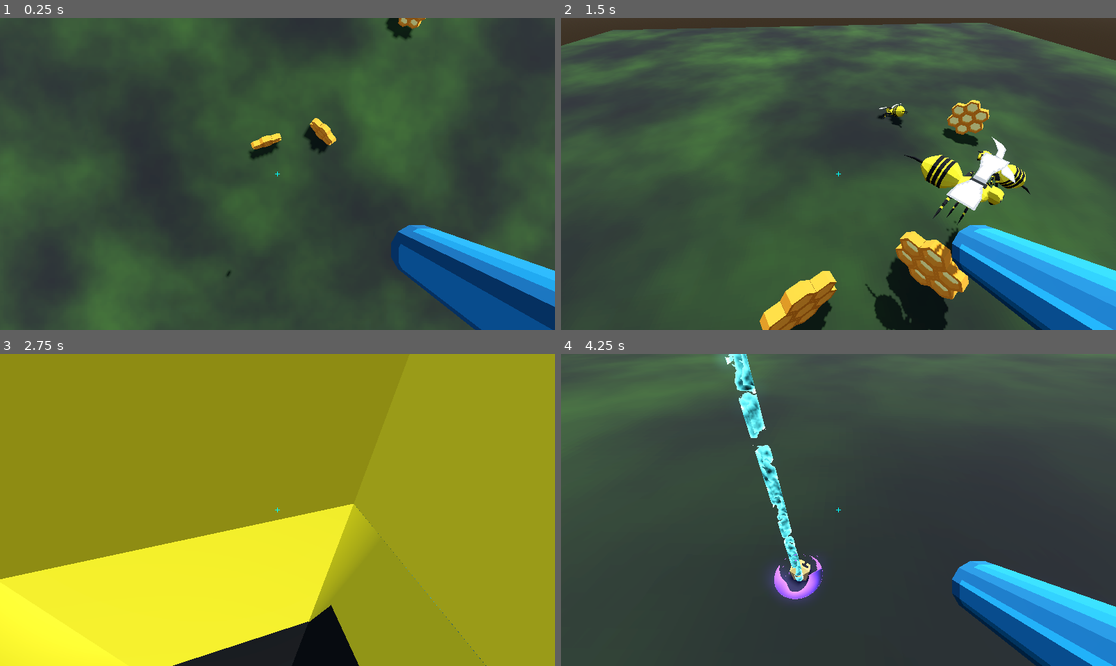
Above: before the commit, frames 1-4 (two rows, left to right).
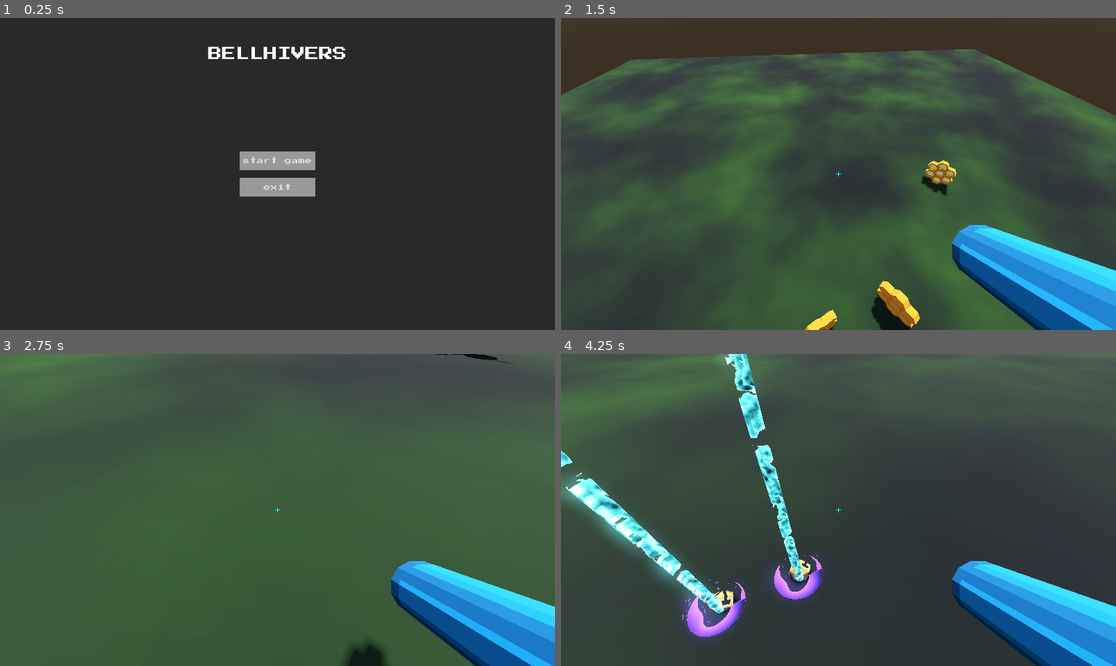
Above: after the commit, the same moments.

Repository: partkyle/bellhivers
Game: Godot game, scene res://scenes/main.tscn
Two runs of this game, one before a commit and one after it. Both use one fixed random seed, a clock stepped at 60 frames per second and the inputs below.
Inputs (mouse positions are in pixels of both pictures, inside the frame that each line leads up to):
- Up to frame 1 (0.25 s): no input
- Up to frame 2 (1.5 s): click (838, 161) at 0.5 s, where only the run after the commit has a clickable "start game"; tap Enter at 1.25 s; move the mouse to (866, 174) at 1.27 s; press the mouse at (866, 174) at 1.28 s; hold W (move_up) from 1.28 s (still down)
- Up to frame 3 (2.75 s): keep holding W (move_up); tap Space (jump) at 1.52, 2.27 s; move the mouse to (249, 510) at 2.02 s; release the mouse at (249, 510) at 2.03 s; tap 1 (grenade) at 2.1 s
- Up to frame 4 (4.25 s): keep holding W (move_up); move the mouse to (849, 503) at 2.77 s; press the mouse at (849, 503) at 2.78 s; move the mouse to (832, 516) at 3.52 s; release the mouse at (832, 516) at 3.53 s; tap 1 (grenade) at 3.6 s; tap Space (jump) at 3.77 s

The runs differ from the first frame. In frame 1, 74% of the frame differs, in the area x 0-100%, y 0-100%; in frame 2, 37%; in frame 3, 100%; in frame 4, 4.0%.

Commit message:
main menu works

Diff:
--- a/bodies/player.tscn
+++ b/bodies/player.tscn
@@ -1,7 +1,8 @@
-[gd_scene load_steps=5 format=3 uid="uid://beepb4m8e6685"]
+[gd_scene load_steps=6 format=3 uid="uid://beepb4m8e6685"]
 
 [ext_resource type="Script" path="res://scripts/player.gd" id="1_whwnc"]
 [ext_resource type="PackedScene" uid="uid://csiod4xs6bts6" path="res://bodies/gun_inherited.tscn" id="2_c3pai"]
+[ext_resource type="Texture2D" uid="uid://dlgyl42phgbi4" path="res://assets/crosshair.png" id="3_muwjl"]
 
 [sub_resource type="CapsuleShape3D" id="CapsuleShape3D_p7v33"]
 
@@ -21,10 +22,30 @@
 mesh = SubResource("CapsuleMesh_ddein")
 
 [node name="CameraGunWrapper" type="Node3D" parent="."]
-transform = Transform3D(1, 0, 0, 0, -4.37114e-08, 1, 0, -1, -4.37114e-08, 0, 1.5, 0)
+transform = Transform3D(1, 0, 0, 0, 0.707107, 0.707107, 0, -0.707107, 0.707107, 0, 1.5, 0)
 
 [node name="Gun" parent="CameraGunWrapper" instance=ExtResource("2_c3pai")]
 transform = Transform3D(1, 0, 0, 0, 1, 0, 0, 0, 1, 0.683, -0.5, -0.5)
+
+[node name="CanvasLayer" type="CanvasLayer" parent="CameraGunWrapper/Gun"]
+
+[node name="Crosshair" type="TextureRect" parent="CameraGunWrapper/Gun/CanvasLayer"]
+self_modulate = Color(0, 1, 1, 1)
+texture_filter = 1
+anchors_preset = 8
+anchor_left = 0.5
+anchor_top = 0.5
+anchor_right = 0.5
+anchor_bottom = 0.5
+offset_left = -20.0
+offset_top = -20.0
+offset_right = 20.0
+offset_bottom = 20.0
+grow_horizontal = 2
+grow_vertical = 2
+texture = ExtResource("3_muwjl")
+stretch_mode = 3
+metadata/_edit_use_anchors_ = true
 
 [node name="Camera" type="Camera3D" parent="CameraGunWrapper"]
 
--- a/scenes/main.tscn
+++ b/scenes/main.tscn
@@ -1,10 +1,10 @@
 [gd_scene load_steps=9 format=3 uid="uid://163ofm6opq6q"]
 
 [ext_resource type="Script" path="res://ui/mouse_handler.gd" id="1_f4pvp"]
+[ext_resource type="PackedScene" uid="uid://bqtiy8waxdbyq" path="res://ui/main_menu.tscn" id="3_bio5x"]
 [ext_resource type="Script" path="res://scripts/debug.gd" id="3_gavpo"]
 [ext_resource type="PackedScene" uid="uid://dnhspfffl8e4v" path="res://ui/game_over_screen.tscn" id="4_nguon"]
 [ext_resource type="Script" path="res://scenes/level_controller.gd" id="5_1prlr"]
-[ext_resource type="Texture2D" uid="uid://dlgyl42phgbi4" path="res://assets/crosshair.png" id="5_v1on8"]
 
 [sub_resource type="ProceduralSkyMaterial" id="ProceduralSkyMaterial_phxa0"]
 sky_horizon_color = Color(0.64625, 0.65575, 0.67075, 1)
@@ -34,28 +34,12 @@
 
 [node name="CanvasLayer" type="CanvasLayer" parent="."]
 
-[node name="Crosshair" type="TextureRect" parent="CanvasLayer"]
-self_modulate = Color(0, 1, 1, 1)
-texture_filter = 1
-anchors_preset = 8
-anchor_left = 0.5
-anchor_top = 0.5
-anchor_right = 0.5
-anchor_bottom = 0.5
-offset_left = -20.0
-offset_top = -20.0
-offset_right = 20.0
-offset_bottom = 20.0
-grow_horizontal = 2
-grow_vertical = 2
-texture = ExtResource("5_v1on8")
-stretch_mode = 3
-metadata/_edit_use_anchors_ = true
+[node name="MainMenu" parent="CanvasLayer" instance=ExtResource("3_bio5x")]
 
 [node name="GameOverScreen" parent="CanvasLayer" instance=ExtResource("4_nguon")]
 
 [node name="LevelController" type="Node3D" parent="."]
 script = ExtResource("5_1prlr")
 
-[node name="Debug" type="Node3D" parent="."]
+[node name="Debug" type="Node" parent="."]
 script = ExtResource("3_gavpo")
--- a/scripts/Debug.gd
+++ b/scripts/Debug.gd
@@ -1,13 +1,9 @@
-extends Node3D
-
-func _ready():
-	print_debug('emitting game started')
-	EventBus.game_started.emit()
+extends Node
 
 func _input(event):
 	if event is InputEventKey:
 		if event.keycode == KEY_ESCAPE and event.pressed:
-			get_tree().quit()
+			EventBus.open_main_menu.emit()
 		if event.keycode == KEY_F1 and event.pressed:
 			Input.set_mouse_mode(Input.MOUSE_MODE_VISIBLE if Input.mouse_mode else Input.MOUSE_MODE_CAPTURED)
 		if event.keycode == KEY_F2 and event.pressed:
--- a/singletons/event_bus.gd
+++ b/singletons/event_bus.gd
@@ -1,5 +1,6 @@
 extends Node
 
+signal open_main_menu()
 signal game_started()
 signal game_over()
 
--- /dev/null
+++ b/ui/crosshair.gd
@@ -0,0 +1,12 @@
+extends TextureRect
+
+
+# Called when the node enters the scene tree for the first time.
+func _ready():
+	EventBus.game_started.connect(game_started)
+	EventBus.game_over.connect(game_)
+
+
+# Called every frame. 'delta' is the elapsed time since the previous frame.
+func _process(delta):
+	pass
--- a/ui/game_over_screen.gd
+++ b/ui/game_over_screen.gd
@@ -1,5 +1,4 @@
 extends Control
-
 
 # Called when the node enters the scene tree for the first time.
 func _ready():
@@ -15,7 +14,8 @@
 
 
 func _on_main_menu_button_pressed():
-	pass # Replace with function body.
+	EventBus.open_main_menu.emit()
+	hide()
 
 
 func _on_hive_again_button_pressed():
--- a/ui/game_over_screen.tscn
+++ b/ui/game_over_screen.tscn
@@ -68,15 +68,15 @@
 
 [node name="MainMenuButton" type="Button" parent="ColorRect/Buttons"]
 layout_mode = 2
-text = "Main Menu"
+text = "main menu"
 
-[node name="Control" type="Control" parent="ColorRect/Buttons"]
+[node name="Spacer" type="Control" parent="ColorRect/Buttons"]
 custom_minimum_size = Vector2(20, 0)
 layout_mode = 2
 
 [node name="HiveAgainButton" type="Button" parent="ColorRect/Buttons"]
 layout_mode = 2
-text = "Hive Again"
+text = "hive again"
 
 [connection signal="pressed" from="ColorRect/Buttons/MainMenuButton" to="." method="_on_main_menu_button_pressed"]
 [connection signal="pressed" from="ColorRect/Buttons/HiveAgainButton" to="." method="_on_hive_again_button_pressed"]
--- /dev/null
+++ b/ui/main_menu.gd
@@ -0,0 +1,17 @@
+extends Control
+
+
+func _ready():
+	EventBus.open_main_menu.connect(open_main_menu)
+
+
+func open_main_menu():
+	show()
+
+func _on_start_game_button_pressed():
+	EventBus.game_started.emit()
+	hide()
+
+
+func _on_exit_pressed():
+	get_tree().quit()
--- /dev/null
+++ b/ui/main_menu.tscn
@@ -0,0 +1,68 @@
+[gd_scene load_steps=3 format=3 uid="uid://bqtiy8waxdbyq"]
+
+[ext_resource type="Theme" uid="uid://ime6wnkxuqh0" path="res://ui/ui_theme.tres" id="1_0f1qq"]
+[ext_resource type="Script" path="res://ui/main_menu.gd" id="1_48c5t"]
+
+[node name="MainMenu" type="Control"]
+layout_mode = 3
+anchors_preset = 15
+anchor_right = 1.0
+anchor_bottom = 1.0
+grow_horizontal = 2
+grow_vertical = 2
+script = ExtResource("1_48c5t")
+
+[node name="ColorRect" type="ColorRect" parent="."]
+layout_mode = 1
+anchors_preset = 15
+anchor_right = 1.0
+anchor_bottom = 1.0
+grow_horizontal = 2
+grow_vertical = 2
+theme = ExtResource("1_0f1qq")
+color = Color(0, 0, 0, 0.458824)
+
+[node name="VBoxContainer" type="VBoxContainer" parent="ColorRect"]
+layout_mode = 1
+anchors_preset = 5
+anchor_left = 0.5
+anchor_right = 0.5
+offset_left = -240.0
+offset_top = 100.0
+offset_right = 240.0
+offset_bottom = 148.0
+grow_horizontal = 2
+
+[node name="Title" type="Label" parent="ColorRect/VBoxContainer"]
+layout_mode = 2
+theme_override_font_sizes/font_size = 48
+text = "BELLHIVERS"
+
+[node name="Buttons" type="VBoxContainer" parent="ColorRect"]
+layout_mode = 1
+anchors_preset = 8
+anchor_left = 0.5
+anchor_top = 0.5
+anchor_right = 0.5
+anchor_bottom = 0.5
+offset_left = -48.0
+offset_top = -35.0
+offset_right = 48.0
+offset_bottom = 35.0
+grow_horizontal = 2
+grow_vertical = 2
+
+[node name="StartGameButton" type="Button" parent="ColorRect/Buttons"]
+layout_mode = 2
+text = "start game"
+
+[node name="Spacer" type="Control" parent="ColorRect/Buttons"]
+custom_minimum_size = Vector2(0, 20)
+layout_mode = 2
+
+[node name="Exit" type="Button" parent="ColorRect/Buttons"]
+layout_mode = 2
+text = "exit"
+
+[connection signal="pressed" from="ColorRect/Buttons/StartGameButton" to="." method="_on_start_game_button_pressed"]
+[connection signal="pressed" from="ColorRect/Buttons/Exit" to="." method="_on_exit_pressed"]
--- a/ui/mouse_handler.gd
+++ b/ui/mouse_handler.gd
@@ -3,12 +3,13 @@
 
 # Called when the node enters the scene tree for the first time.
 func _ready():
-	EventBus.game_started.connect(game_started)
-	EventBus.game_over.connect(game_over)
+	EventBus.game_started.connect(capture_mouse)
 
+	EventBus.open_main_menu.connect(enable_mouse)
+	EventBus.game_over.connect(enable_mouse)
 
-func game_started():
+func capture_mouse():
 	Input.set_mouse_mode(Input.MOUSE_MODE_CAPTURED)
 
-func game_over():
+func enable_mouse():
 	Input.set_mouse_mode(Input.MOUSE_MODE_VISIBLE)
